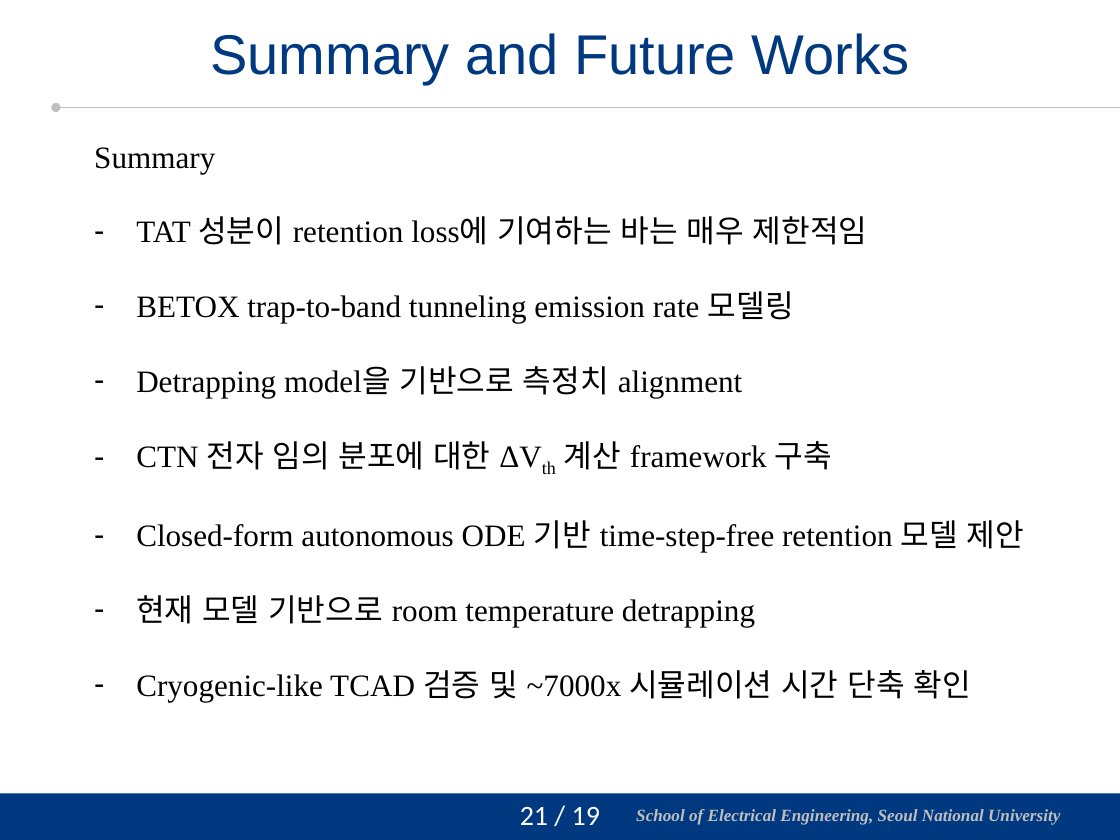
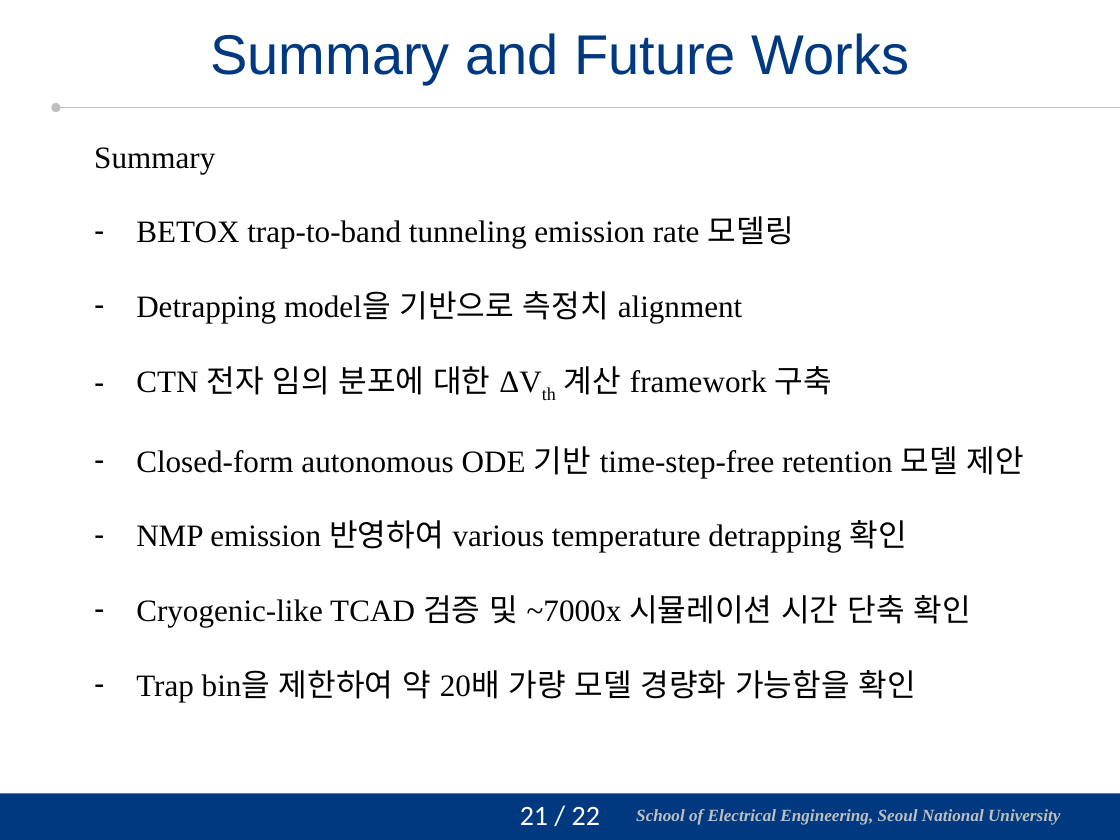
Before and after one commit to vectorcont62-dev/Graduation-SNU-MS, a slide deck: slide 22 of 진명 석사졸업 연구 정리 - 주요내용 보강.pptx. Drawn at 1120x840 pixels with LibreOffice and Linux fonts; fonts in the diff are those of the drawing; background and template pictures are left out. Boxes give left, top, right and bottom in pixels: in the first picture for what was removed or moved away, otherwise in the second. Text is boxed around its words. In the diff, an @@ line names an element or a change of style, - is before the commit and + after.

```diff
--- a/진명 석사졸업 연구 정리 - 주요내용 보강.pptx
+++ b/진명 석사졸업 연구 정리 - 주요내용 보강.pptx
@@ text at (x1=136, y1=216, x2=868, y2=245): paragraph removed @@
-– TAT 성분이 retention loss에 기여하는 바는 매우 제한적임
@@ text at (x1=136, y1=520, x2=907, y2=552): text changed @@
-– 현재 모델 기반으로 room temperature detrapping
+– NMP emission 반영하여 various temperature detrapping 확인
@@ text at (x1=136, y1=670, x2=916, y2=702): paragraph added @@
+– Trap bin을 제한하여 약 20배 가량 모델 경량화 가능함을 확인
@@ page number at (x1=520, y1=807, x2=600, y2=825): text changed @@
-21 / 19
+21 / 22
```
Also in this commit, not shown: 9 other slides changed, 1 slide added, 1 slide removed, 3 other files.
